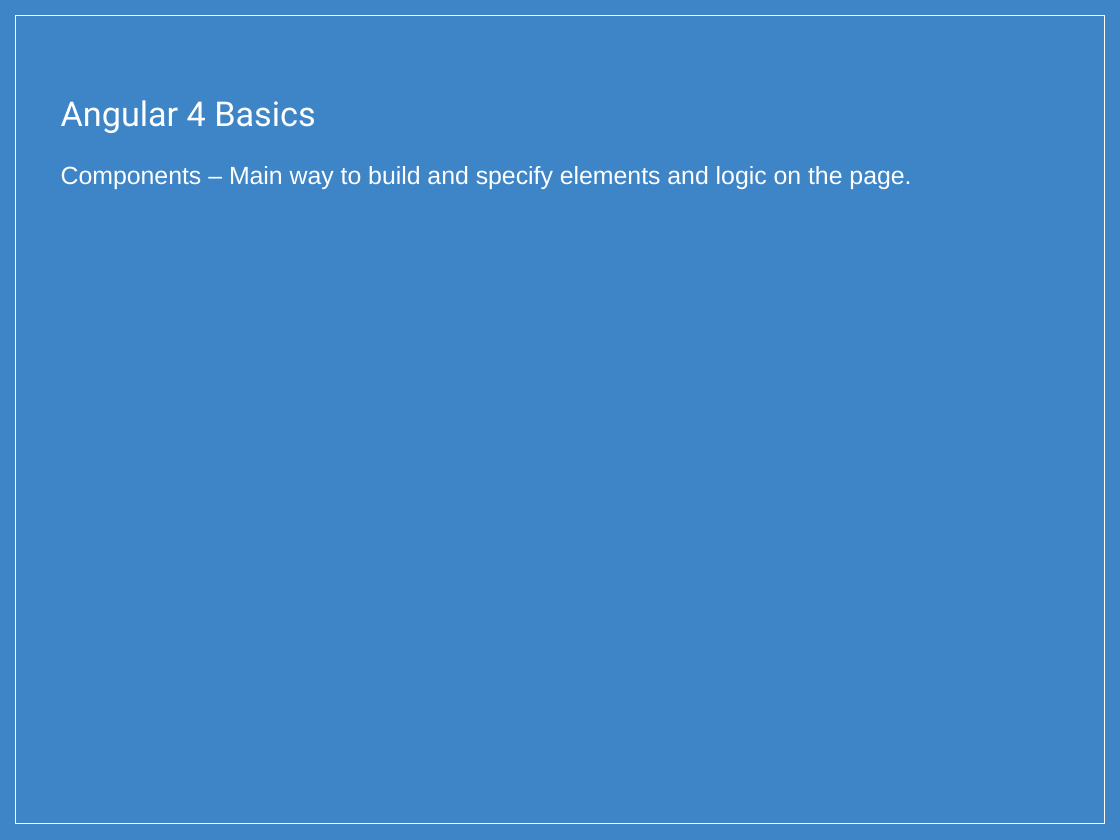
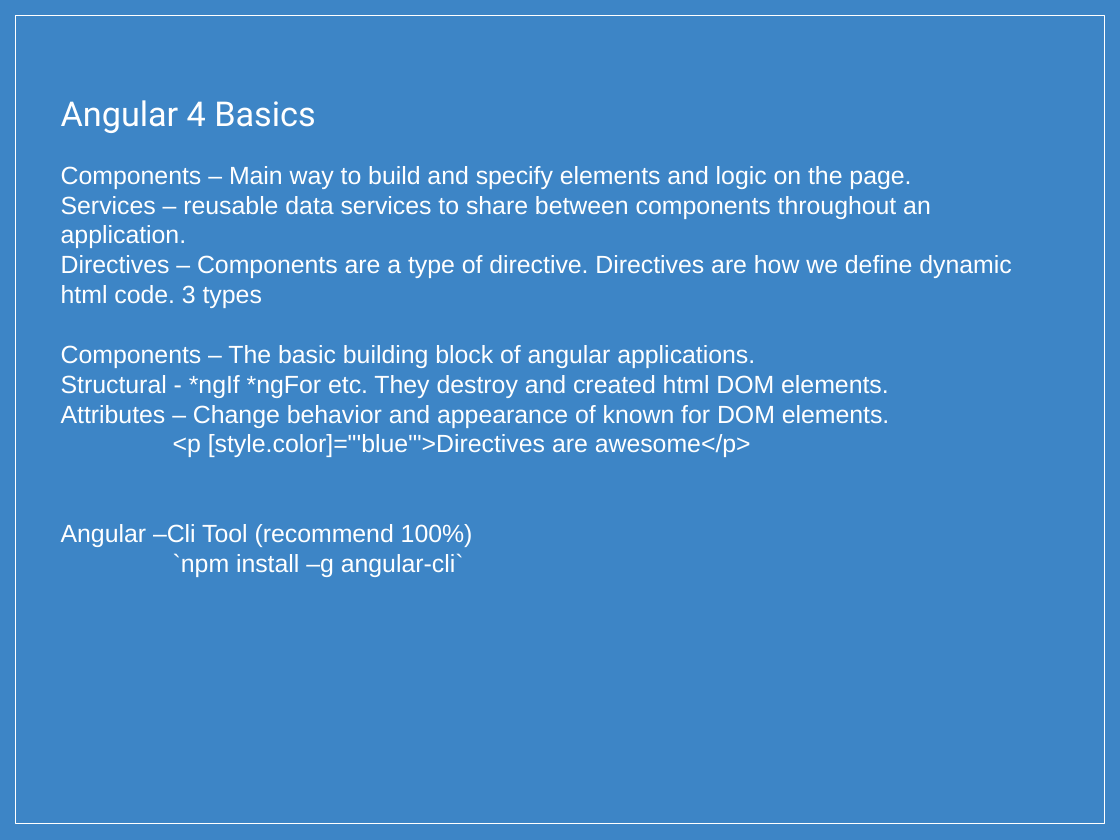
Before and after one commit to hubbertj/softvision-lasVegas-spa-Angular2-Angular4, a slide deck: slide 13 of PowerPoint/presentation_frontend_angular_4_11.09.2017.pptx. Drawn at 1120x840 pixels with LibreOffice and Linux fonts; fonts in the diff are those of the drawing; background and template pictures are left out. Boxes give left, top, right and bottom in pixels: in the first picture for what was removed or moved away, otherwise in the second. Text is boxed around its words. In the diff, an @@ line names an element or a change of style, - is before the commit and + after.

Commit message:
adding stuff

```diff
--- a/PowerPoint/presentation_frontend_angular_4_11.09.2017.pptx
+++ b/PowerPoint/presentation_frontend_angular_4_11.09.2017.pptx
@@ text at (61, 196, 1011, 577): paragraphs added @@
+Services – reusable data services to share between components throughout an application.
+Directives – Components are a type of directive. Directives are how we define dynamic html code. 3 types
+Components – The basic building block of angular applications.
+Structural - *ngIf *ngFor etc. They destroy and created html DOM elements.
+Attributes – Change behavior and appearance of known for DOM elements.
+<p [style.color]="'blue'">Directives are awesome</p>
+Angular –Cli Tool (recommend 100%)
+`npm install –g angular-cli`
```
Also in this commit, not shown: 1 other slide changed, 7 slides removed.
